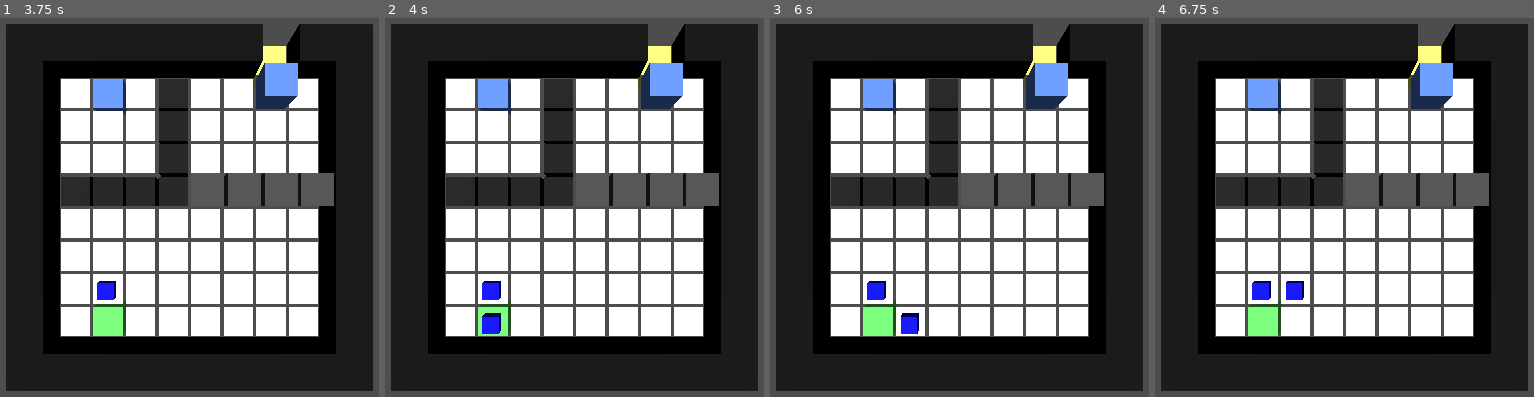
Above: before the commit, frames 1-4 (left to right).
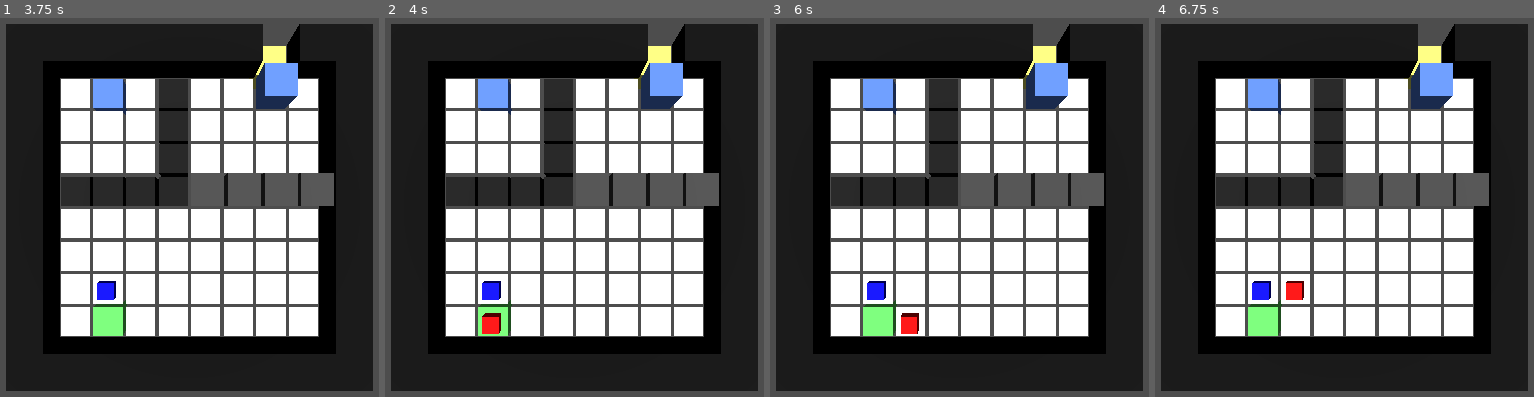
Above: after the commit, the same moments.

Repository: JaggerV20/reflectionsGameJam
Game: Godot game, scene res://Scenes/JTestScene.tscn
The game is run twice, just before and just after one commit, with the same random seed, the same clock (stepped at 60 frames per second) and the same inputs.
Inputs:
- Up to frame 1 (3.75 s): tap Enter (ui_accept) at 0.5, 0.6, 0.77, 1.07, 1.25, 1.52, 1.55, 1.82, 2, 2.1, 2.75, 3.02, 3.05, 3.32, 3.5, 3.6 s; hold Right (ui_right) 0.53-1.28 s; hold Down (ui_down) 1.28-2.03 s; tap R (reflect) at 1.35, 2.85 s; hold Right (ui_right) 2.03-2.78 s; hold Up (ui_up) 2.78-3.53 s; hold Left (ui_left) from 3.53 s (still down)
- Up to frame 2 (4 s): keep holding Left (ui_left); tap Enter (ui_accept) at 3.77 s
- Up to frame 3 (6 s): tap Enter (ui_accept) at 4.07, 4.25, 4.52, 4.55, 4.82, 5.1 s; tap R (reflect) at 4.35, 5.85 s; release Left (ui_left) at 5.03 s; hold Down (ui_down) 5.03-5.78 s; hold Right (ui_right) from 5.78 s (still down)
- Up to frame 4 (6.75 s): tap Enter (ui_accept) at 6.02, 6.05, 6.32, 6.6 s; release Right (ui_right) at 6.53 s; hold Up (ui_up) from 6.53 s (still down)

Frame 1 is identical in both runs. In frame 2, 0.3% of the frame differs, in the area x 25-31%, y 77-84%; in frame 3, 0.3%; in frame 4, 0.2%.

Commit message:
Fixed some things
I really don't remember what I did. Added another unit and better reflect.

Diff:
--- /dev/null
+++ b/Scenes/BreakerUnit.tscn
@@ -0,0 +1,14 @@
+[gd_scene load_steps=4 format=3 uid="uid://deb0ls6fr6qo6"]
+
+[ext_resource type="Material" uid="uid://c84evxjk5m2i6" path="res://Materials/BreakerUnitMat.tres" id="1_4p3tq"]
+[ext_resource type="Script" path="res://Scripts/BreakerUnit.gd" id="1_mw574"]
+
+[sub_resource type="BoxMesh" id="BoxMesh_maox4"]
+material = ExtResource("1_4p3tq")
+size = Vector3(0.5, 0.5, 0.5)
+
+[node name="BreakerUnit" type="Node3D"]
+script = ExtResource("1_mw574")
+
+[node name="MeshInstance3D" type="MeshInstance3D" parent="."]
+mesh = SubResource("BoxMesh_maox4")
--- /dev/null
+++ b/Scripts/BreakerUnit.gd
@@ -0,0 +1,11 @@
+extends "res://Scripts/Unit.gd"
+
+
+# Called when the node enters the scene tree for the first time.
+func _ready() -> void:
+	breaker = true
+	super()
+
+# Called every frame. 'delta' is the elapsed time since the previous frame.
+func _process(delta: float) -> void:
+	super(delta)
--- a/Scripts/StageHandler.gd
+++ b/Scripts/StageHandler.gd
@@ -4,6 +4,7 @@
 @onready var unit_holder: Node3D = $UnitHolder
 
 const FILLER_UNIT = preload("res://Scenes/FillerUnit.tscn")
+const BREAKER_UNIT = preload("res://Scenes/BreakerUnit.tscn")
 
 var mapLength = 10
 var mapWidth = 10
@@ -24,6 +25,7 @@
 
 var defaultTileDict = {
 	"Type" : "Walkable",
+	"Loc" : Vector3i(0,0,0),
 	"Walkable" : true,
 	"Fillable" : false,
 	"Breakable" : false,
@@ -34,7 +36,7 @@
 }
 
 var setNextUnit = false
-var availableUnits = ["Filler", "Filler"]
+var availableUnits = ["Filler", "Breaker"]
 var currentUnit = 0
 var unitNodes = []
 #Needs to be set whenever the player moves to the next unit
@@ -53,26 +55,31 @@
 			".":#Walkable
 				grid_map.set_cell_item(Vector3i(xPos,0,zPos),0)
 				stageMap[index] = defaultTileDict.duplicate()
+				stageMap[index]["Loc"] = Vector3i(xPos,0,zPos)
 			"-":#Wall
 				grid_map.set_cell_item(Vector3i(xPos,1,zPos),3)
 				stageMap[index] = defaultTileDict.duplicate()
 				stageMap[index]["Type"] = "Wall"
 				stageMap[index]["Walkable"] = false
+				stageMap[index]["Loc"] = Vector3i(xPos,1,zPos)
 			"|":#Wall
 				grid_map.set_cell_item(Vector3i(xPos,1,zPos),3)
 				stageMap[index] = defaultTileDict.duplicate()
 				stageMap[index]["Type"] = "Wall"
 				stageMap[index]["Walkable"] = false
+				stageMap[index]["Loc"] = Vector3i(xPos,1,zPos)
 			"_":#Fillable
 				grid_map.set_cell_item(Vector3i(xPos,0,zPos),1)
 				stageMap[index] = defaultTileDict.duplicate()
 				stageMap[index]["Type"] = "Fillable"
 				stageMap[index]["Walkable"] = false
 				stageMap[index]["Fillable"] = true
+				stageMap[index]["Loc"] = Vector3i(xPos,0,zPos)
 			"l":#Switch
 				grid_map.set_cell_item(Vector3i(xPos,0,zPos),6)
 				stageMap[index] = defaultTileDict.duplicate()
 				stageMap[index]["Type"] = "Switch"
+				stageMap[index]["Loc"] = Vector3i(xPos,0,zPos)
 				var lockIndex = 0
 				var found = false
 				while(!found and lockIndex < mapLength * mapWidth):
@@ -85,26 +92,36 @@
 			"L":#Lock. Need to come up with some pairing method. Maybe just more cases for simplicity
 				grid_map.set_cell_item(Vector3i(xPos,1,zPos),7)
 				stageMap[index] = defaultTileDict.duplicate()
+				stageMap[index]["Loc"] = Vector3i(xPos,1,zPos)
 				stageMap[index]["Type"] = "Lock"
 			"X":#Breakable
 				grid_map.set_cell_item(Vector3i(xPos,1,zPos),2)
 				stageMap[index] = defaultTileDict.duplicate()
-				stageMap[index]["Type"] = "Fillable"
-				stageMap[index]["Walkable"] = false
+				stageMap[index]["Type"] = "Breakable"
+				stageMap[index]["Walkable"] = false
+				stageMap[index]["Breakable"] = true
+				stageMap[index]["Loc"] = Vector3i(xPos,1,zPos)
 			"S":#Start
 				startIndex = index
 				grid_map.set_cell_item(Vector3i(xPos,0,zPos),4)
 				stageMap[index] = defaultTileDict.duplicate()
 				stageMap[index]["Type"] = "Start"
+				stageMap[index]["Loc"] = Vector3i(xPos,0,zPos)
 			"G":#Goal
 				goalIndex = index
 				grid_map.set_cell_item(Vector3i(xPos,0,zPos),5)
 				stageMap[index] = defaultTileDict.duplicate()
 				stageMap[index]["Type"] = "Goal"
+				stageMap[index]["Loc"] = Vector3i(xPos,0,zPos)
 		index += 1
 	var unitIndex = 0
 	for unit in availableUnits:
-		unit_holder.add_child(FILLER_UNIT.instantiate())
+		match unit:
+			"Filler":
+				unit_holder.add_child(FILLER_UNIT.instantiate())
+			"Breaker":
+				unit_holder.add_child(BREAKER_UNIT.instantiate())
+
 	unitNodes = unit_holder.get_children()
 	for unit in unitNodes:
 		if(unitIndex > 0):
@@ -129,15 +146,56 @@
 #This is how I'll store the action stack for reflects
 func _on_player_input(unit : Node3D):
 	var wantedTile = stageMap[unit.nextIndex]
+	print(wantedTile)
 	#Simple movement test
-	if(wantedTile["Walkable"]):
-		unit.actionStack[unit.currentTurnCount - 1] = unit.unitIndex
-	authorizeInput.emit(wantedTile["Walkable"])
+	if(unit.nextIndex == unit.unitIndex):
+		unit.actionStack[unit.currentTurnCount - 1] = {"Index" : unit.unitIndex, "ActionIndex" : unit.nextIndex, "Effect" : "Wait"}
+	elif(wantedTile["Fillable"] and unit.filler):
+		grid_map.set_cell_item(wantedTile["Loc"], 0)
+		stageMap[unit.nextIndex] = defaultTileDict.duplicate()
+		stageMap[unit.nextIndex]["Loc"] = wantedTile["Loc"]
+		unit.actionStack[unit.currentTurnCount - 1] = {"Index" : unit.unitIndex, "ActionIndex" : unit.nextIndex, "Effect" : "Fill"}
+	elif(wantedTile["Breakable"] and unit.breaker):
+		grid_map.set_cell_item(Vector3i(wantedTile["Loc"].x, 1, wantedTile["Loc"].z), -1)
+		grid_map.set_cell_item(Vector3i(wantedTile["Loc"].x, 0, wantedTile["Loc"].z), 0)
+		unit.actionStack[unit.currentTurnCount - 1] = {"Index" : unit.unitIndex, "ActionIndex" : unit.nextIndex, "Effect" : "Break"}
+		stageMap[unit.nextIndex] = defaultTileDict.duplicate()
+		stageMap[unit.nextIndex]["Loc"] = Vector3i(wantedTile["Loc"].x, 0, wantedTile["Loc"].z)
+	elif(wantedTile["Walkable"]):
+		unit.actionStack[unit.currentTurnCount - 1] = {"Index" : unit.unitIndex, "Effect" : "Move"}
+	authorizeInput.emit(stageMap[unit.nextIndex]["Walkable"])
 
 func _on_player_reflect(unit : Node3D):
 	for action in unit.actionStack:
+		print(action)
 		if(action != null):
-			unit.unitIndex = action
+			unit.unitIndex = action["Index"]
+			if(action["Effect"] == "Fill"):
+				print("Reset fill")
+				var changedTile = stageMap[action["ActionIndex"]]
+				print(changedTile["Loc"])
+				var tempX = changedTile["Loc"].x
+				var tempZ = changedTile["Loc"].z
+				grid_map.set_cell_item(Vector3i(tempX,0,tempZ),1)
+				stageMap[action["ActionIndex"]] = defaultTileDict.duplicate()
+				stageMap[action["ActionIndex"]]["Type"] = "Fillable"
+				stageMap[action["ActionIndex"]]["Walkable"] = false
+				stageMap[action["ActionIndex"]]["Fillable"] = true
+				stageMap[action["ActionIndex"]]["Loc"] = Vector3i(tempX,0,tempZ)
+			elif(action["Effect"] == "Break"):
+				print("Reset break")
+				var changedTile = stageMap[action["ActionIndex"]]
+				print(changedTile["Loc"])
+				var tempX = changedTile["Loc"].x
+				var tempZ = changedTile["Loc"].z
+				grid_map.set_cell_item(Vector3i(tempX,1,tempZ),2)
+				grid_map.set_cell_item(Vector3i(tempX,0,tempZ),-1)
+				stageMap[action["ActionIndex"]] = defaultTileDict.duplicate()
+				stageMap[action["ActionIndex"]]["Type"] = "Breakable"
+				stageMap[action["ActionIndex"]]["Walkable"] = false
+				stageMap[action["ActionIndex"]]["Breakable"] = true
+				stageMap[action["ActionIndex"]]["Loc"] = Vector3i(tempX,0,tempZ)
+
 	unit.nextIndex = unit.unitIndex
 	unit.zPos = (unit.unitIndex / mapWidth) + 0.5
 	unit.xPos = (unit.unitIndex % mapLength) + 0.5
--- a/Scripts/Unit.gd
+++ b/Scripts/Unit.gd
@@ -59,7 +59,7 @@
 			reflect.emit(self)
 		if(Input.is_action_just_pressed("ui_accept")):
 			print("Wait")
-			currentTurnCount -= 1
+			playerInput.emit(self)
 			if(!isAlive):
 				disabled = true
 				print("emit nextUnit")
@@ -71,7 +71,5 @@
 		zPos = (unitIndex / mapWidth) + 0.5
 		xPos = (unitIndex % mapLength) + 0.5
 		currentTurnCount -= 1
-		print(currentTurnCount)
-		print(global_position)
 	else:
 		nextIndex = unitIndex
